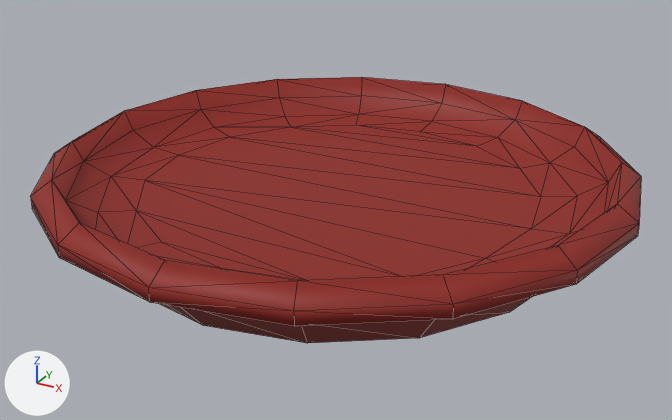
Before and after pictures for a commit that changed the glTF model project/assets/models/TrayCircular.glb.
Before and after are seen from a camera (50 mm lens) standing at (0.709, -1.299, 0.675) and looking at (0.003, -0.014, 0.033). Arrows for +X, +Y and +Z are at lower left; the lights stay in place. Mesh edges are drawn as thin lines. Vertices at the same position are counted once.
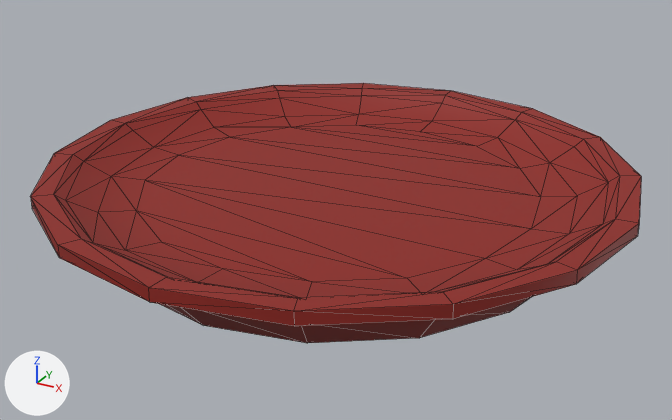
Commit message: Fixes circular tray model

Where the change shows, as pixel boxes (x1, y1, x2, y2) in the pictures (672 x 420 px; the box of a moved part takes in the faces that stretch with it):
'Cylinder', reshaped: before (30, 77, 641, 343); after (30, 83, 641, 343)
part 1 of me_cylinder, moved or reshaped: before (515, 101, 584, 127); after (361, 88, 514, 120)
part 2 of me_cylinder, moved or reshaped: before (149, 177, 641, 311); after (105, 178, 641, 311)
part 3 of me_cylinder, moved or reshaped: before (84, 77, 440, 161); after (57, 83, 448, 161)
part 4 of me_cylinder, moved or reshaped: before (31, 111, 165, 288); after (31, 123, 166, 288)
part 5 of me_cylinder, moved or reshaped: before (516, 120, 641, 213); after (516, 120, 641, 224)
part 6 of me_cylinder, moved or reshaped: before (363, 77, 522, 120); after (445, 91, 599, 139)

The change in detail:
me_cylinder has 160 vertices, 316 faces and spans x -0.5..0.5, y -0.5..0.5, z -0.005..0.134.
me_cylinder is used by ob_cylinder; location (0.0, 0.0, 0.0).
me_cylinder part 1: the 1 vertex in x 0.178, y 0.43, z 0.134 is moved by (-0.178, 0.035, -0.024).
me_cylinder part 2: all 5 vertices in x 0.0..0.465, y -0.465..0.0, z 0.134 are moved by (0.0, 0.0, -0.024).
me_cylinder part 3: all 4 vertices in x -0.465..-0.178, y 0.0..0.43, z 0.134 are moved by (0.0, 0.0, -0.024).
me_cylinder part 4: all 3 vertices in x -0.43..-0.178, y -0.43..-0.178, z 0.134 are moved by (0.0, 0.0, -0.024).
me_cylinder part 5: all 2 vertices in x 0.329..0.43, y 0.178..0.329, z 0.134 are moved by (0.0, 0.0, -0.024).
me_cylinder part 6: the 1 vertex in x 0.0, y 0.465, z 0.134 is moved by (0.178, -0.035, -0.024).
